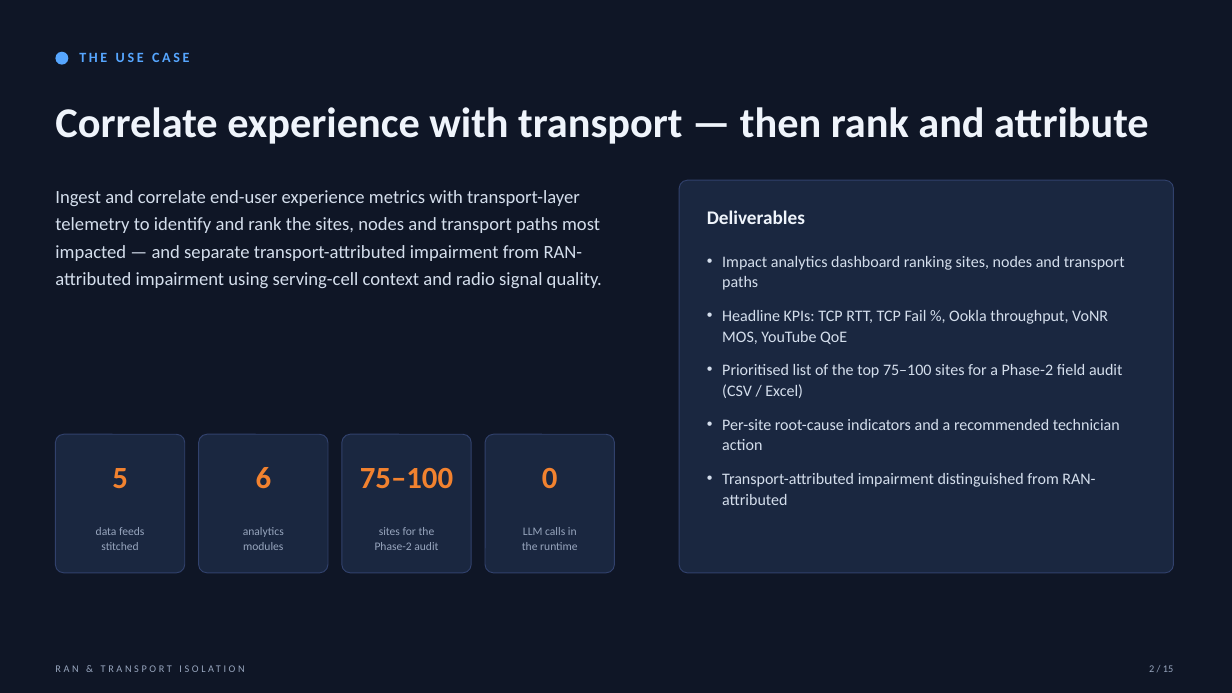
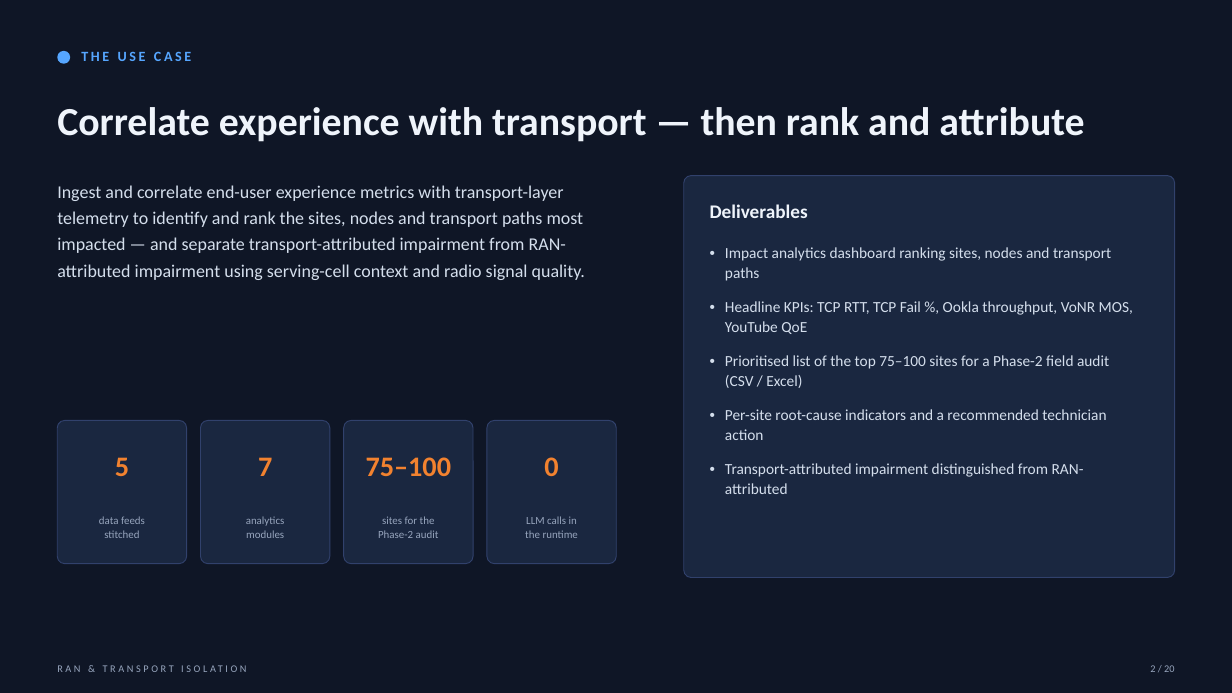
Before and after one commit to manjunathsept11/ran-transport-isolation, a slide deck: slide 2 of docs/RAN_Transport_Isolation.pptx. Drawn at 1232x693 pixels with LibreOffice and Linux fonts; fonts in the diff are those of the drawing. Boxes give left, top, right and bottom in pixels: in the first picture for what was removed or moved away, otherwise in the second. Text is boxed around its words. In the diff, an @@ line names an element or a change of style, - is before the commit and + after.

```diff
--- a/docs/RAN_Transport_Isolation.pptx
+++ b/docs/RAN_Transport_Isolation.pptx
@@ text "Correlate experience with transport — ..." at bbox=[57, 107, 1084, 142]: size 33 to 31 pt @@
@@ text "Ingest and correlate end-user experience ..." at bbox=[57, 185, 585, 280]: size 14.5 to 14 pt @@
@@ rounded rectangle: place and size @@
-rounded rectangle at bbox=[679, 180, 1174, 573]
+rounded rectangle at bbox=[684, 176, 1175, 578]
@@ text "Deliverables": place and size @@
-text "Deliverables" at bbox=[707, 210, 805, 224]
+text "Deliverables" at bbox=[710, 204, 808, 218]
@@ text "Impact analytics dashboard ranking sites, ...": place and size @@
-text "Impact analytics dashboard ranking sites, ..." at bbox=[722, 256, 1125, 505]
+text "Impact analytics dashboard ranking sites, ..." at bbox=[725, 247, 1133, 494]
@@ text "Impact analytics dashboard ranking sites, ..." at bbox=[725, 247, 1133, 494]: size 12.5 to 12 pt; more space between paragraphs @@
@@ rounded rectangle: place and size @@
-rounded rectangle at bbox=[55, 434, 185, 573]
+rounded rectangle at bbox=[57, 421, 187, 564]
@@ rounded rectangle: place and size @@
-rounded rectangle at bbox=[199, 434, 328, 573]
+rounded rectangle at bbox=[201, 421, 330, 564]
@@ size 24 to 22 pt in 3 elements at bbox=[544, 457, 558, 476], bbox=[115, 457, 129, 476], bbox=[366, 457, 451, 476] @@
@@ rounded rectangle: place and size @@
-rounded rectangle at bbox=[342, 434, 471, 573]
+rounded rectangle at bbox=[344, 421, 473, 564]
@@ proportions changed in 5 elements at bbox=[684, 176, 1175, 578], bbox=[57, 421, 187, 564], bbox=[201, 421, 330, 564], bbox=[344, 421, 473, 564], bbox=[487, 421, 616, 564] @@
@@ rounded rectangle: place and size @@
-rounded rectangle at bbox=[485, 434, 615, 573]
+rounded rectangle at bbox=[487, 421, 616, 564]
@@ text at bbox=[258, 457, 272, 476]: text changed; size 24 to 22 pt @@
-6
+7
@@ 7 texts: place and size @@
-7 texts at bbox=[96, 468, 578, 550]
+7 texts at bbox=[99, 457, 578, 538]
@@ size 9 to 8.5 pt in 4 elements at bbox=[99, 516, 145, 538], bbox=[246, 517, 285, 538], bbox=[525, 516, 578, 538], bbox=[378, 516, 439, 538] @@
@@ text at bbox=[1150, 665, 1174, 672]: text changed @@
-2 / 15
+2 / 20
```
Also in this commit, not shown: 12 other slides changed, 7 slides added, 2 slides removed, 2 other files.
